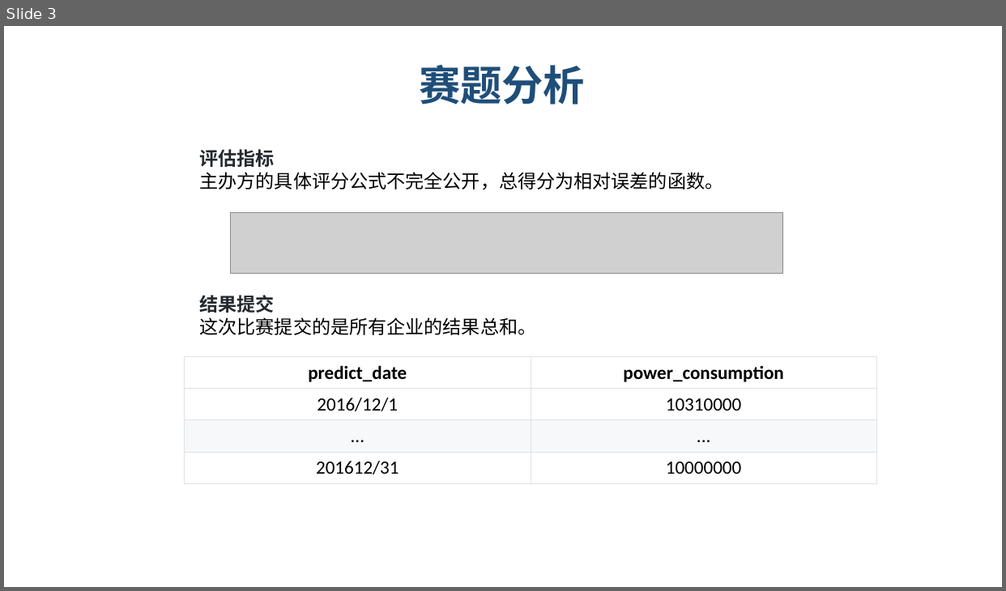
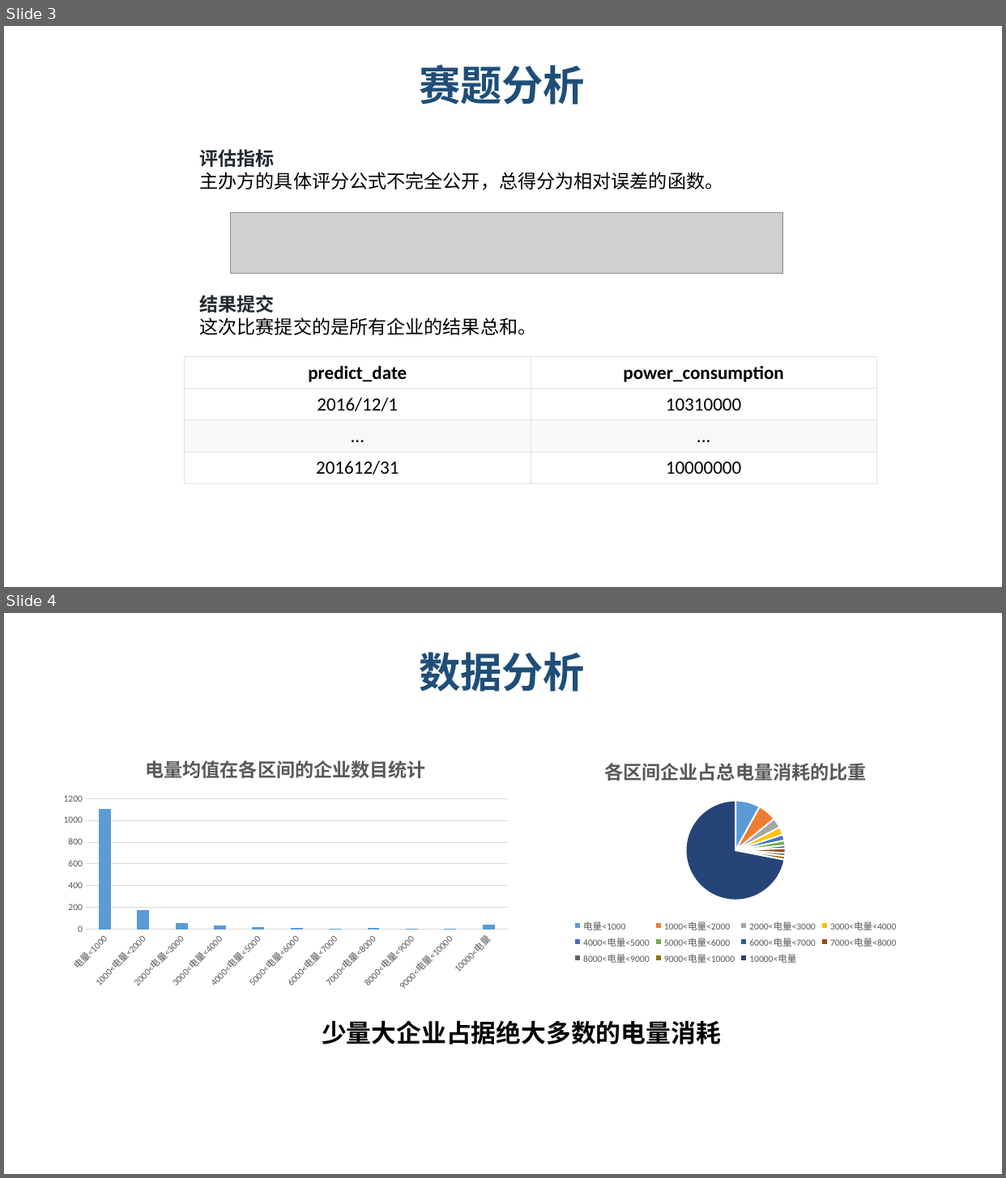
Before and after one commit to lvniqi/tianchi_power, a slide deck: presentation.pptx. Shown one above the other, each under a label of ours: slide 3 before the commit, slides 3 and 4 after it. The pictures are 1006x591 and 1006x1178 pixels, drawn with LibreOffice and Linux fonts; fonts in the diff are those of the drawing; grey boxes stand for pictures; background and template pictures are left out. Boxes give left, top, right and bottom in pixels: in the first picture for what was removed or moved away, otherwise in the second. Text is boxed around its words. In the diff, an @@ line names an element or a change of style, - is before the commit and + after.

```diff
--- a/presentation.pptx
+++ b/presentation.pptx
@@ slide 4 added at [4,613,1002,1174], background picture (left out) @@
@@ text added at [419,652,585,692], 40 pt, text #1F4E79, bold @@
+数据分析
@@ column chart added at [54,740,517,996] @@
+title "电量均值在各区间的企业数目统计 "
+categories: 电量<1000, 1000<电量<2000, 2000<电量<3000, 3000<电量<4000, 4000<电量<5000, 5000<电量<6000, 6000<电量<7000, 7000<电量<8000, 8000<电量<9000, 9000<电量<10000, 10000<电量
+Series 1: 1100, 170, 50, 30, 20, 10, 10, 10, 0, 0, 40
@@ pie chart added at [548,743,923,968] @@
+title "各区间企业占总电量消耗的比重 "
+categories: 电量<1000, 1000<电量<2000, 2000<电量<3000, 3000<电量<4000, 4000<电量<5000, 5000<电量<6000, 6000<电量<7000, 7000<电量<8000, 8000<电量<9000, 9000<电量<10000, 10000<电量
+Series 1: 8, 6, 3, 3, 2, 2, 1, 1, 1, 1, 72
@@ text added at [322,1020,721,1045], 24 pt, text #000000, bold @@
+少量大企业占据绝大多数的电量消耗
```
Also in this commit, not shown: 7 slides changed, 2 other slides added, 1 slide removed.
